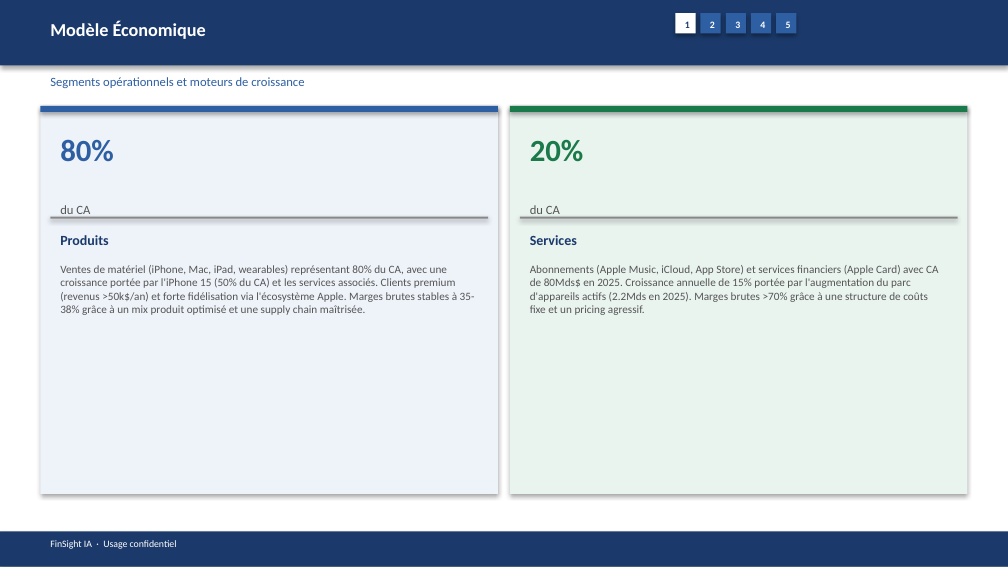
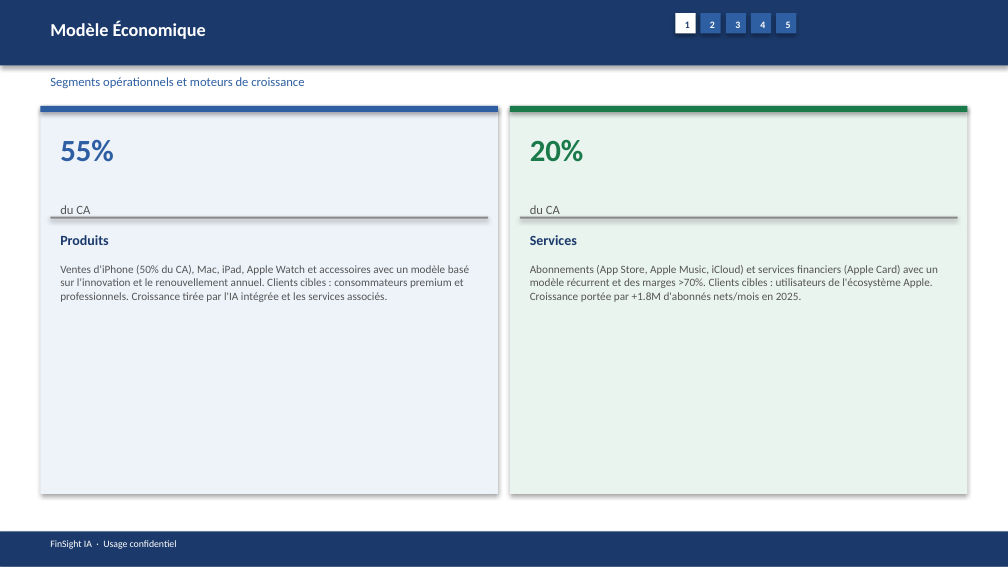
Before and after one commit to baptistejeh07-art/finsight-ia, a slide deck: slide 6 of preview/AAPL/AAPL_pitchbook.pptx. Drawn at 1008x567 pixels with LibreOffice and Linux fonts; fonts in the diff are those of the drawing. Boxes give left, top, right and bottom in pixels: in the first picture for what was removed or moved away, otherwise in the second. Text is boxed around its words. In the diff, an @@ line names an element or a change of style, - is before the commit and + after.

```diff
--- a/preview/AAPL/AAPL_pitchbook.pptx
+++ b/preview/AAPL/AAPL_pitchbook.pptx
@@ text at (60,140,114,162): text changed @@
-80%
+55%
@@ text at (60,265,469,302): text changed @@
-Ventes de matériel (iPhone, Mac, iPad, wearables) représentant 80% du CA, avec une croissance portée par l'iPhone 15 (50% du CA) et les services associés. Clients premium (revenus >50k$/an) et forte fidélisation via l'écosystème Apple. Marges brutes stables à 35-38% grâce à un mix produit optimisé et une supply chain maîtrisée.
+Ventes d'iPhone (50% du CA), Mac, iPad, Apple Watch et accessoires avec un modèle basé sur l'innovation et le renouvellement annuel. Clients cibles : consommateurs premium et professionnels. Croissance tirée par l'IA intégrée et les services associés.
@@ text at (530,265,938,302): text changed @@
-Abonnements (Apple Music, iCloud, App Store) et services financiers (Apple Card) avec CA de 80Mds$ en 2025. Croissance annuelle de 15% portée par l'augmentation du parc d'appareils actifs (2.2Mds en 2025). Marges brutes >70% grâce à une structure de coûts fixe et un pricing agressif.
+Abonnements (App Store, Apple Music, iCloud) et services financiers (Apple Card) avec un modèle récurrent et des marges >70%. Clients cibles : utilisateurs de l'écosystème Apple. Croissance portée par +1.8M d'abonnés nets/mois en 2025.
```
Also in this commit, not shown: 14 other slides changed, 4 other files.
